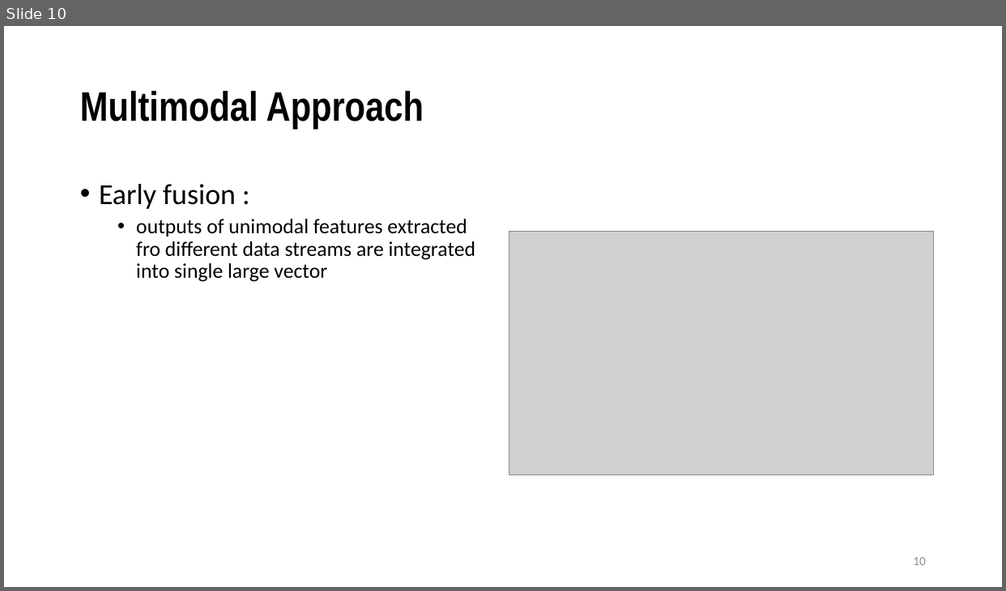
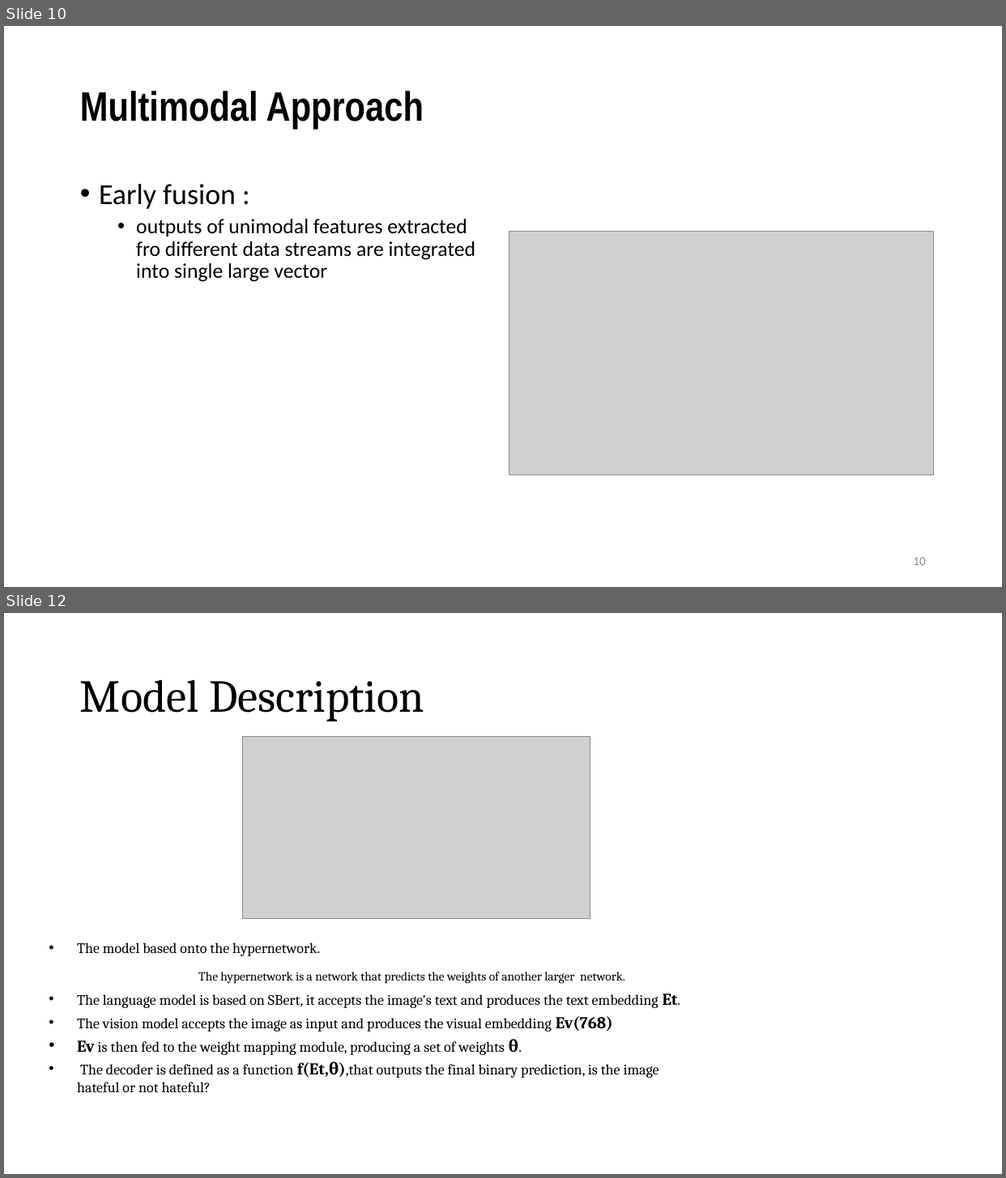
Before and after one commit to VarunBohara/Mini-Project-Documents, a slide deck: Review - 1.pptx. Shown one above the other, each under a label of ours: slide 10 before the commit, slides 10 and 12 after it; the slides between them are not shown. The pictures are 1006x591 and 1006x1178 pixels, drawn with LibreOffice and Linux fonts; fonts in the diff are those of the drawing; grey boxes stand for pictures. Boxes give left, top, right and bottom in pixels: in the first picture for what was removed or moved away, otherwise in the second. Text is boxed around its words. In the diff, an @@ line names an element or a change of style, - is before the commit and + after.

```diff
--- a/Review - 1.pptx
+++ b/Review - 1.pptx
@@ slide 12 added at (x1=4, y1=613, x2=1002, y2=1174), background #FFFFFF @@
@@ title added at (x1=80, y1=679, x2=424, y2=722), 44 pt, text #000000 @@
+Model Description
@@ picture added at (x1=243, y1=736, x2=590, y2=919) @@
@@ text added at (x1=77, y1=943, x2=678, y2=1093), 14 pt, text #000000 @@
+• The model based onto the hypernetwork.
+The hypernetwork is a network that predicts the weights of another larger network.
+• The language model is based on SBert, it accepts the image's text and produces the text embedding Et.
+• The vision model accepts the image as input and produces the visual embedding Ev(768)
+• Ev is then fed to the weight mapping module, producing a set of weights θ.
+• The decoder is defined as a function f(Et,θ),that outputs the final binary prediction, is the image
+  hateful or not hateful?
```
Also in this commit, not shown: 4 other slides added.
